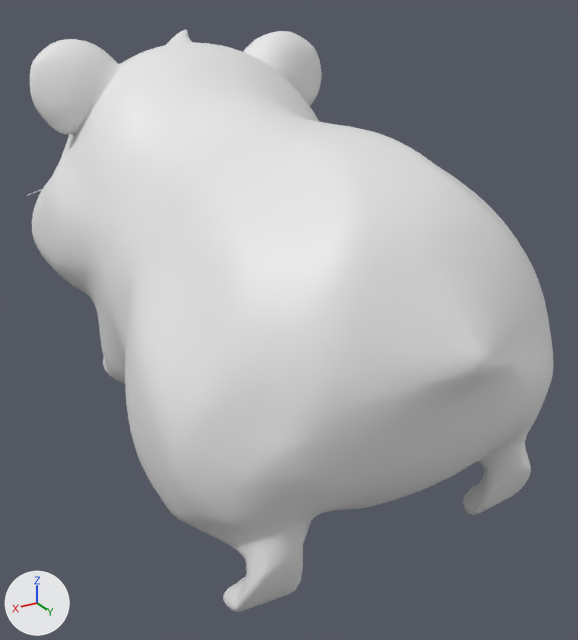
The glTF model public/models/golden-hamster.glb: old version first, new version second.
Before and after are seen from a 50 mm lens placed at (1.146, 2.062, 0.826), pointed at (-0.032, 0.097, -0.156). Lighting does not change. The marker at lower left points along +X, +Y and +Z. The picture after the commit comes second. Where no turn or scale is listed for an object, it has been applied to the vertices. Vertices at exactly the same position are counted once.

The older version as bpy lines, for what is in view:
```python
me_mesh1_0 = bpy.data.meshes.new('Mesh1.0')
me_mesh1_0.from_pydata(...)  # 7828 vertices, 15653 faces; spans x -0.6..0.6, y -0.95..0.96, z -0.66..0.66
ob_mesh1_0 = bpy.data.objects.new('Mesh1.0', me_mesh1_0)
ob_mesh1_0.location = (0.0, 0.0, 0.0)
```
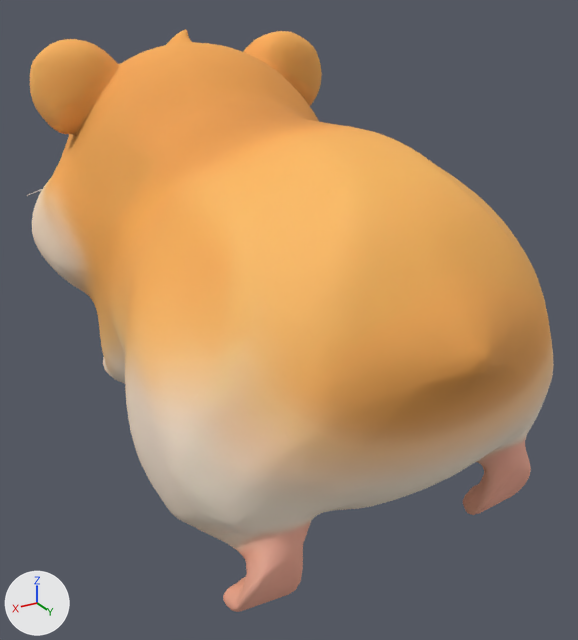
The newer file is also rescaled (x1.047), turned or shifted as a whole; pictures and numbers use the older file's frame.

Changed parts and their boxes [x1, y1, x2, y2] in the pictures (578 x 640 px):
part 1 of me_mesh1_0, recoloured (white to orange)
    both: [27, 29, 554, 612]

What the commit changed:
Picture 'Image_0' (img_image_0) is new.
Material 'Material_0' (mat_material_0) is new.
Its texture is img_image_0.
Its roughness is 0.8.
me_mesh1_0 has 7828 vertices, 15653 faces and spans x -0.6..0.6, y -0.95..0.96, z -0.66..0.66.
me_mesh1_0 is used by ob_mesh1_0; location (0.0, 0.0, 0.0).
me_mesh1_0 part 1: 15315 faces spanning x -0.6..0.6, y -0.95..0.96, z -0.66..0.66 switch from no material to mat_material_0 (picture img_image_0).
